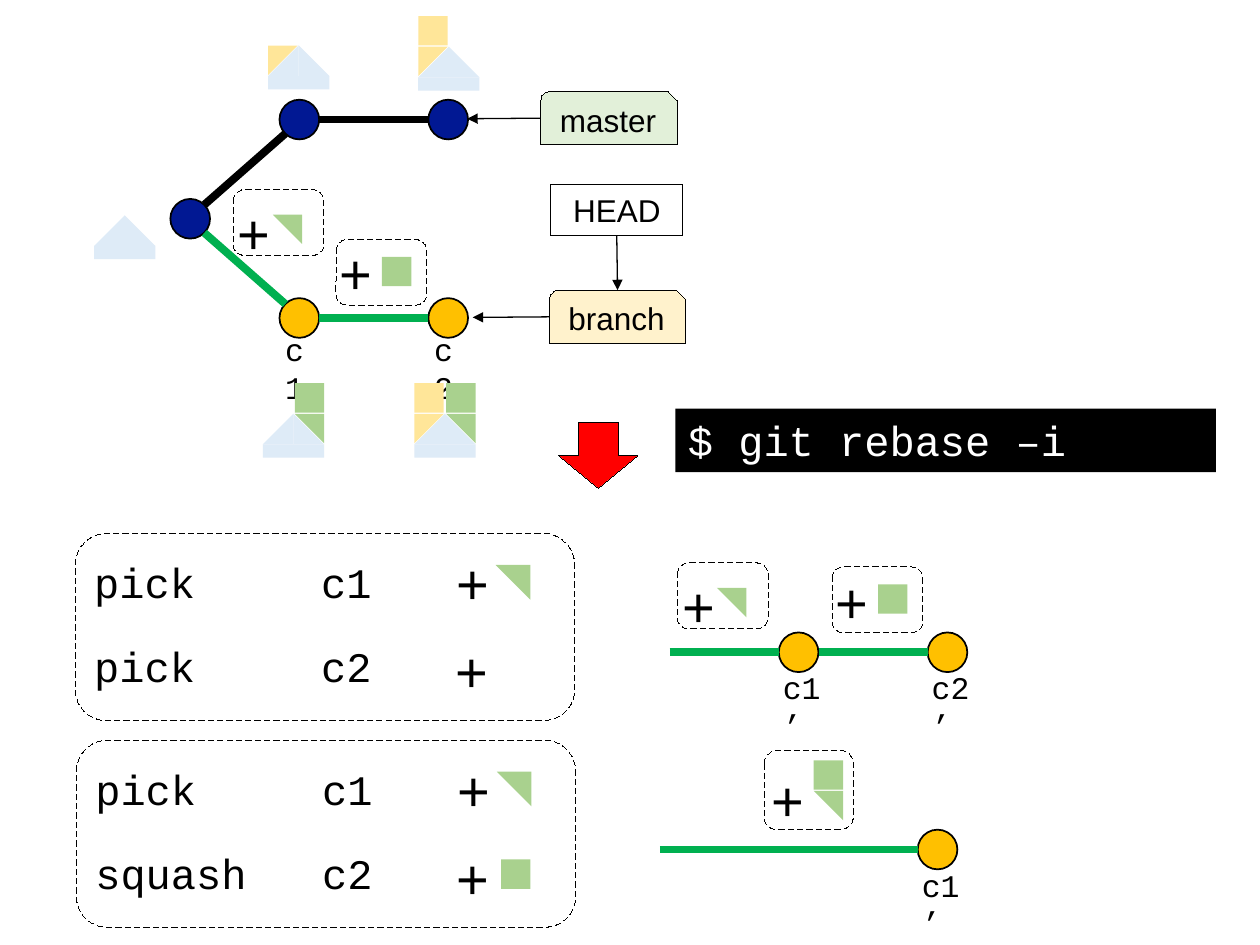
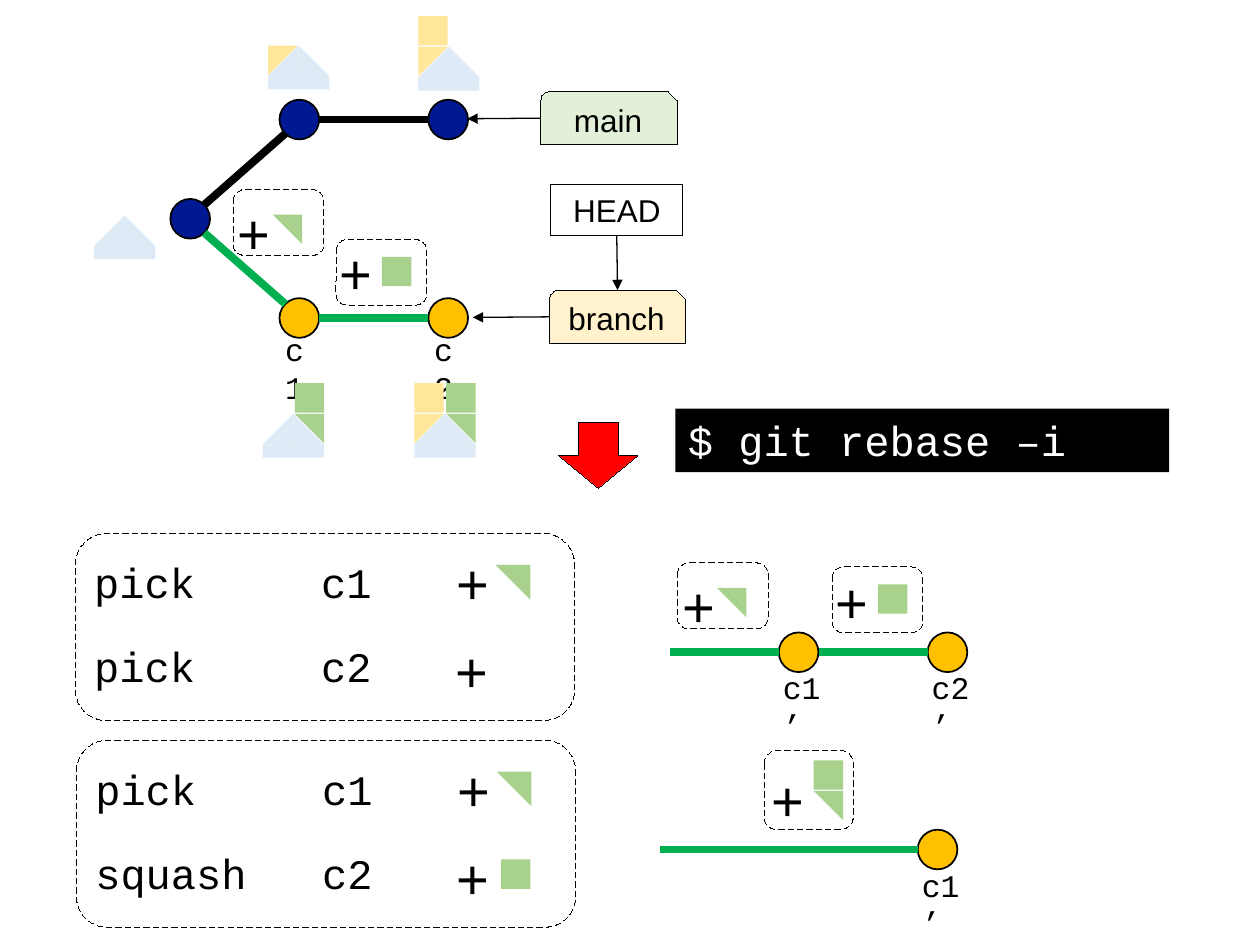
Before and after one commit to kaityo256/github, a slide deck: slide 24 of branch/fig/fig.pptx (slide 23 before the commit). Drawn at 1260x945 pixels with LibreOffice and Linux fonts; fonts in the diff are those of the drawing. Boxes give left, top, right and bottom in pixels: in the first picture for what was removed or moved away, otherwise in the second. Text is boxed around its words. In the diff, an @@ line names an element or a change of style, - is before the commit and + after.

```diff
--- a/branch/fig/fig.pptx
+++ b/branch/fig/fig.pptx
@@ text in snip round rect at [574,109,642,133]: text changed @@
-master
+main
@@ rectangle "$ git rebase –i main": place and size @@
-rectangle "$ git rebase –i main" at [675,408,1216,471]
+rectangle "$ git rebase –i main" at [675,408,1169,471]
```
Also in this commit, not shown: 17 other slides changed, 8 slides added, 1 other file.
